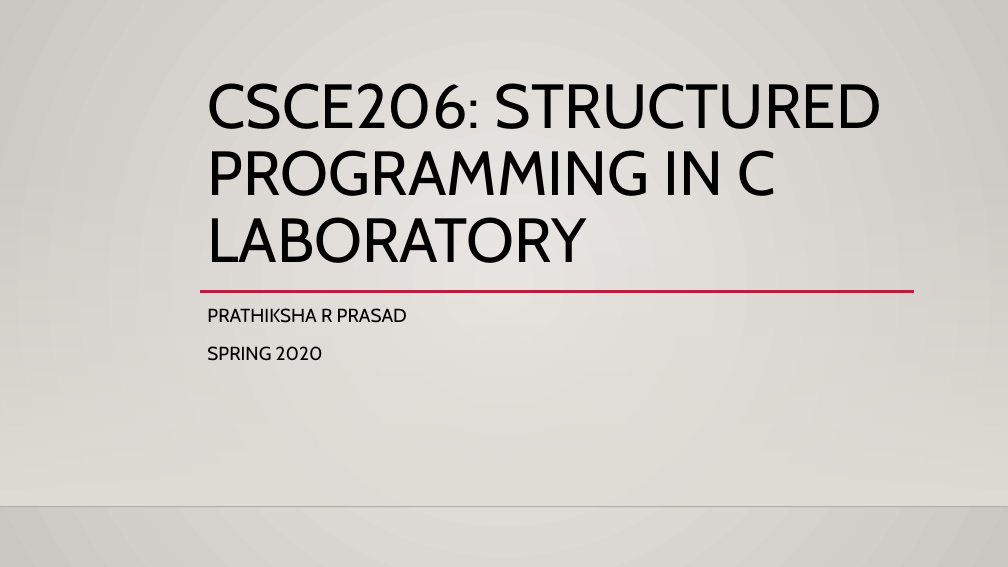
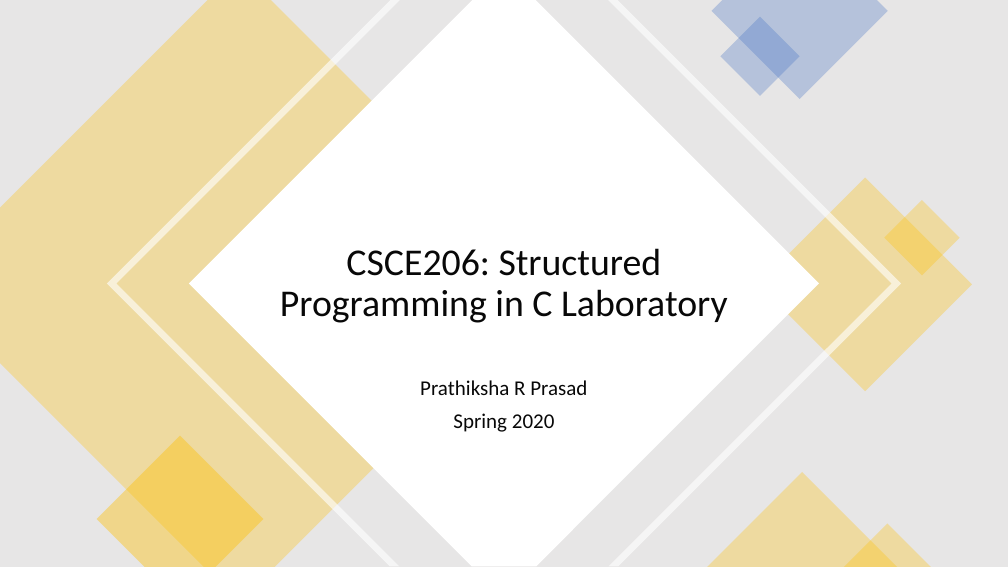
Before and after one commit to PRATHIKSHA1995/PRATHIKSHA1995.github.io, a slide deck: slide 1 of CSCE206/src/Lab Introduction.pptx. Drawn at 1008x567 pixels with LibreOffice and Linux fonts; fonts in the diff are those of the drawing; background and template pictures are left out. Boxes give left, top, right and bottom in pixels: in the first picture for what was removed or moved away, otherwise in the second. Text is boxed around its words. In the diff, an @@ line names an element or a change of style, - is before the commit and + after.

```diff
--- a/CSCE206/src/Lab Introduction.pptx
+++ b/CSCE206/src/Lab Introduction.pptx
@@ background gradient #ECEAE7 to #CAC7C1 to #FFFFFF @@
@@ rectangle added at box(0, 0, 1008, 567), fill #E7E6E6 @@
@@ freeform shape added at box(0, 0, 556, 567), fill #FFC000 at 30% opacity @@
@@ freeform shape added at box(107, 0, 901, 567), fill #FFFFFF at 60% opacity @@
@@ freeform shape added at box(189, 0, 819, 567), fill #FFFFFF @@
@@ freeform shape added at box(711, 0, 888, 99), fill #4472C4 at 30% opacity @@
@@ rectangle added at box(720, 16, 800, 96), fill #4472C4 at 30% opacity @@
@@ rectangle removed at box(0, 167, 1008, 507) @@
@@ rectangle added at box(758, 177, 972, 391), fill #FFC000 at 30% opacity @@
@@ title "CSCE206: Structured Programming in C ..." at box(280, 248, 728, 323): vertical alignment bottom to middle @@
@@ rectangle added at box(884, 200, 960, 276), fill #FFC000 at 30% opacity @@
@@ title at box(280, 248, 728, 323): text changed; size 59.4 to 36 pt; font Cabin to Calibri; text colour #000000 to #080808 @@
-CSCE206: STRUCTURED PROGRAMMING IN C LABORATORY
+CSCE206: Structured Programming in C Laboratory
@@ line removed from (200, 292) to (914, 292) @@
@@ subtitle at box(420, 380, 587, 432): text changed; size 18 to 20 pt; font Cabin to Calibri; text colour #000000 to #080808 @@
-PRATHIKSHA R PRASAD
-SPRING 2020
+Prathiksha R Prasad
+Spring 2020
@@ freeform shape added at box(97, 436, 263, 567), fill #FFC000 at 40% opacity @@
@@ triangle added at box(706, 472, 898, 567), fill #FFC000 at 30% opacity @@
@@ line removed from (0, 507) to (1008, 507) @@
@@ triangle added at box(843, 523, 932, 567), fill #FFC000 at 30% opacity @@
```
Also in this commit, not shown: 7 other slides changed, 1 slide added, 1 other file.
